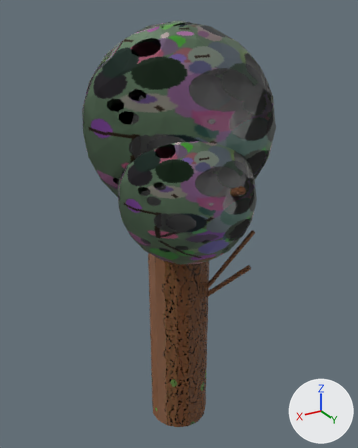
Renders of the glTF model assets/models/trees/tree_6.glb from each side of a commit.
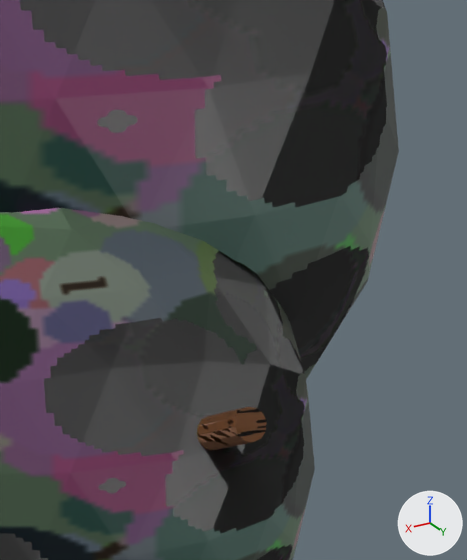
The first picture shows the older version from a camera (50 mm lens) standing at (1.33, 2.23, 2.45) and looking at (-0.05, -0.09, 1.3). The close-ups show both versions on the part from 52% to 81% of the width and 21% to 49% of the height of that picture; other places that the commit changed are outside them. Arrows for +X, +Y and +Z are at lower right; the lights stay in place. Where no turn or scale is listed for an object, it has been applied to the vertices.

Objects in the first close-up: 'tree_6_branch5', 'tree_6_crown0', 'tree_6_crown2'.
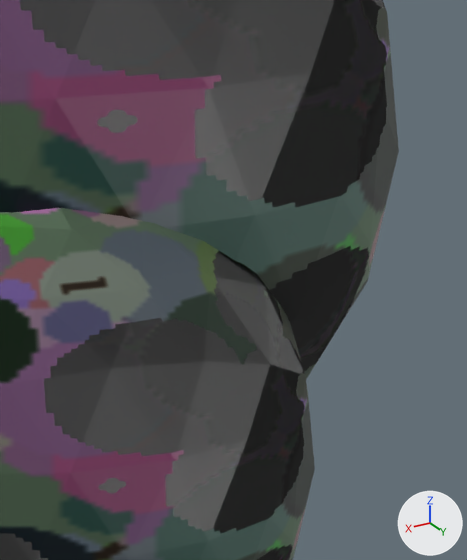
Where the change shows, as pixel boxes (x1, y1, x2, y2) in the close-ups (467 x 560 px):
'tree_6_branch5', deleted
    before: (197, 407, 267, 450)

The edits, one by one:
Object 'tree_6_branch5' (ob_tree_6_branch5) is deleted.
